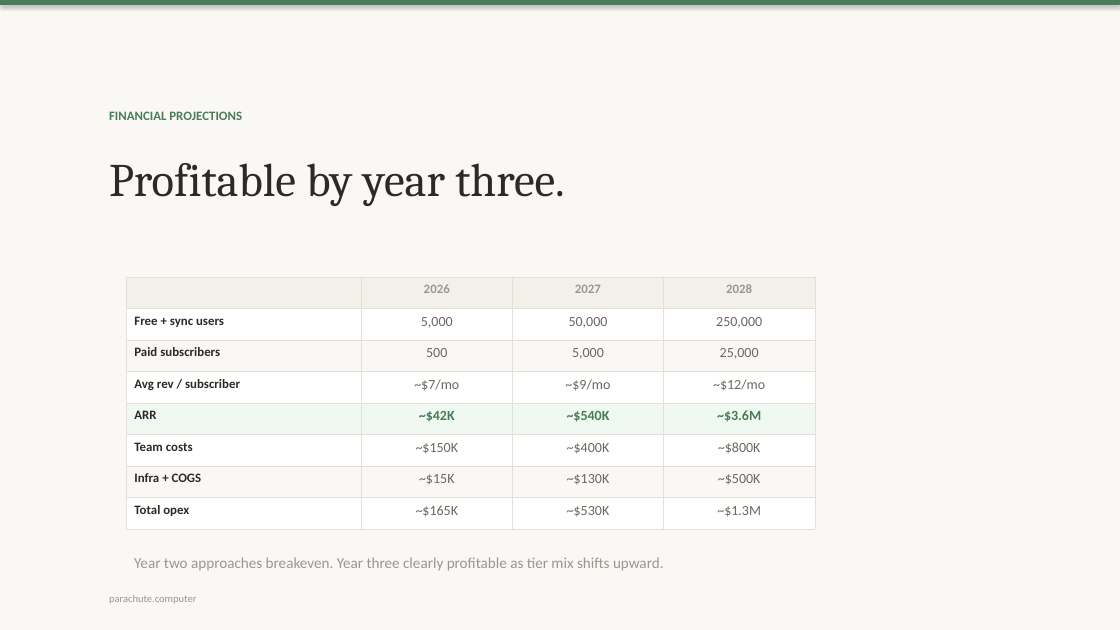
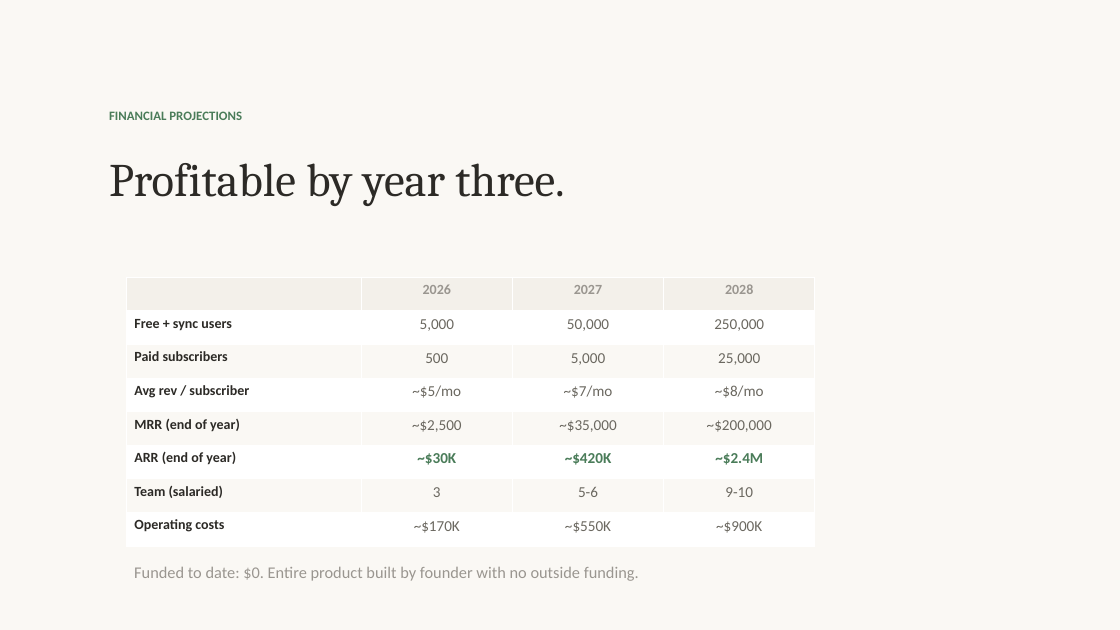
Before and after one commit to OpenParachutePBC/parachute-computer, a slide deck: slide 10 of nvc-pitch-deck.pptx (slide 7 before the commit). Drawn at 1120x630 pixels with LibreOffice and Linux fonts; fonts in the diff are those of the drawing. Boxes give left, top, right and bottom in pixels: in the first picture for what was removed or moved away, otherwise in the second. Text is boxed around its words. In the diff, an @@ line names an element or a change of style, - is before the commit and + after.

```diff
--- a/nvc-pitch-deck.pptx
+++ b/nvc-pitch-deck.pptx
@@ rectangle removed at (0, 0, 1120, 5) @@
@@ table at (126, 277, 815, 546) @@
-row 4: Avg rev / subscriber | ~$7/mo | ~$9/mo | ~$12/mo
+row 4: Avg rev / subscriber | ~$5/mo | ~$7/mo | ~$8/mo
-row 5: ARR | ~$42K | ~$540K | ~$3.6M
+row 5: MRR (end of year) | ~$2,500 | ~$35,000 | ~$200,000
-row 6: Team costs | ~$150K | ~$400K | ~$800K
+row 6: ARR (end of year) | ~$30K | ~$420K | ~$2.4M
-row 7: Infra + COGS | ~$15K | ~$130K | ~$500K
+row 7: Team (salaried) | 3 | 5-6 | 9-10
-row 8: Total opex | ~$165K | ~$530K | ~$1.3M
+row 8: Operating costs | ~$170K | ~$550K | ~$900K
@@ fill #F0F8F2 to #FAF8F4 in row 5 @@
@@ size 11 to 12 pt in "2026", "2027", "2028", "Free + sync users" and 2 more places @@
@@ size 12 to 13 pt in "5,000", "50,000", "250,000", "500" and 2 more places @@
@@ borders changed @@
@@ text removed at (134, 557, 664, 571) @@
-Year two approaches breakeven. Year three clearly profitable as tier mix shifts upward.
@@ text added at (134, 567, 639, 581), 14 pt, text #9A9690 @@
+Funded to date: $0. Entire product built by founder with no outside funding.
@@ text removed at (109, 595, 196, 604) @@
-parachute.computer
```
Also in this commit, not shown: 7 other slides changed, 3 slides added, 1 slide removed, 2 other files.
